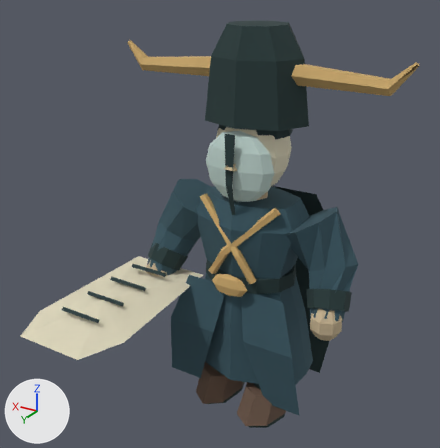
One commit to the glTF model game/assets/models/boss_judge.glb: the scene before it, then after it.
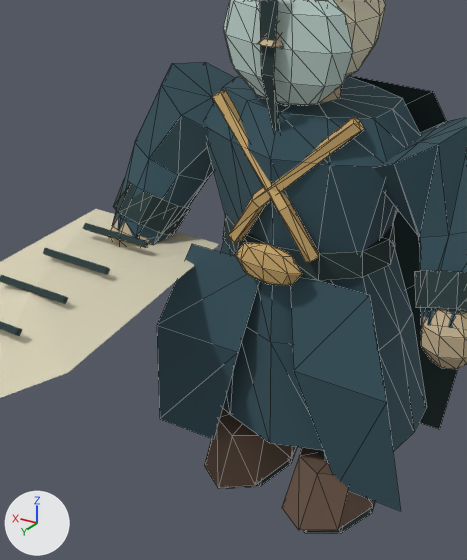
Each version appears first whole from a 50 mm lens placed at (-2.3, 4.38, 4.07), pointed at (0.07, 0.42, 2.09), and next in a close-up on the part from 20% to 76% of the width and 33% to 99% of the height. The axes (+X, +Y, +Z) are drawn at lower left. The lights are the same throughout. The older version's two pictures come first. The close-ups show mesh edges as thin lines. Where no turn or scale is listed for an object, it has been applied to the vertices. Vertices at exactly the same position are counted once.

Script lines for the objects in view, before the commit:
```python
me_details = bpy.data.meshes.new('Details')
me_details.from_pydata(...)  # 513 vertices, 954 faces; spans x -1.27..1.27, y -0.4..0.43, z 1.42..3.63
me_details.materials.append(mat_inkvertexpalette)
me_leftleg = bpy.data.meshes.new('LeftLeg')
me_leftleg.from_pydata(...)  # 44 vertices, 80 faces; spans x -0.218..0.218, y -0.193..0.544, z -0.848..-0.066
me_leftleg.materials.append(mat_inkvertexpalette)
me_rightarm = bpy.data.meshes.new('RightArm')
me_rightarm.from_pydata(...)  # 94 vertices, 176 faces; spans x -0.137..0.268, y -0.16..0.231, z -0.565..0.083
me_rightarm.materials.append(mat_inkvertexpalette)
ob_details = bpy.data.objects.new('Details', me_details)
ob_details.location = (0.0, 0.0, 0.0)
ob_leftleg = bpy.data.objects.new('LeftLeg', me_leftleg)
ob_leftleg.location = (-0.269, 0.0, 0.96)
ob_rightarm = bpy.data.objects.new('RightArm', me_rightarm)
ob_rightarm.parent = ob_body
ob_rightarm.location = (0.32, 0.0, 1.31)
# also in view: 'Cloak' at (0.0, -0.52, 1.22); 'LeftArm' at (-0.65, 0.06, 1.71); 'HeldMesh' at (0.84, 0.89, 1.37); 'Cloth' at (0.0, -0.06, 1.3); 'RightLeg' at (0.27, 0.04, 0.5)
```
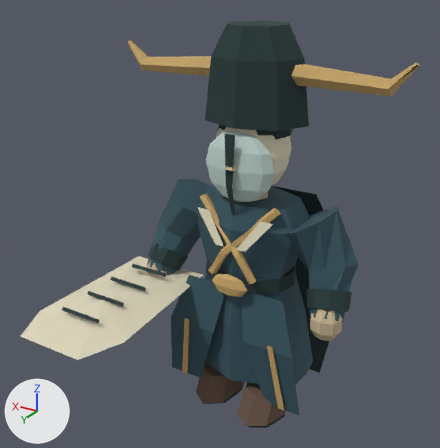
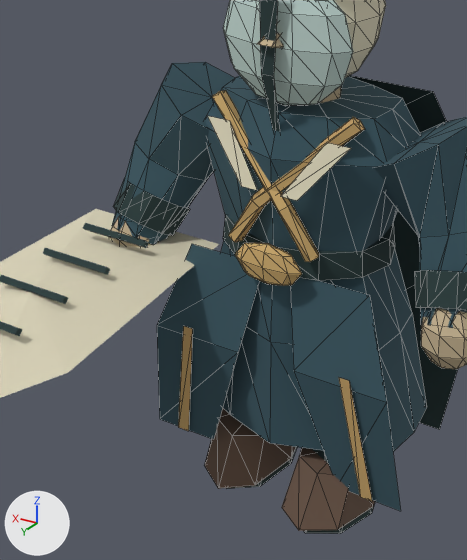
What the commit changed:
me_details is used by ob_details; location (0.0, 0.0, 0.0).
Verts and faces of me_details; kept vertices keep their numbers, new ones are numbered from 513.
me_details had 513 vertices, 954 faces and spanned x -1.27..1.27, y -0.4..0.43, z 1.42..3.63.
me_details now has 529 vertices, 962 faces and spans x -1.27..1.27, y -0.4..0.43, z 0.38..3.63.
Part 1, on me_details:
New vertex 513 is at (-0.45, 0.43, 1.07), pixel (349, 380).
New vertex 514 is at (-0.55, 0.34, 0.38), pixel (372, 501).
New vertex 515 is at (0.39, 0.43, 1.07), pixel (192, 328).
New vertex 516 is at (0.49, 0.34, 0.38), pixel (188, 431).
New vertices 517 to 520 stand at vertices 513 to 516, in that order, plus (0.06, 0.0, 0.0).
New faces: (513, 517, 518), (513, 518, 514), (515, 519, 520), (515, 520, 516).
Part 2, on me_details:
New vertex 521 is at (-0.36, 0.32, 2.14), pixel (351, 148).
New vertex 522 is at (-0.24, 0.32, 2.14), pixel (326, 142).
New vertex 523 is at (-0.06, 0.38, 1.87), pixel (280, 196).
New vertex 524 is at (-0.14, 0.38, 1.87), pixel (297, 200).
New vertex 525 is at (0.24, 0.32, 2.14), pixel (229, 120).
New vertex 526 is at (0.36, 0.32, 2.14), pixel (207, 115).
New vertex 527 is at (0.14, 0.38, 1.87), pixel (241, 186).
New vertex 528 is at (0.06, 0.38, 1.87), pixel (257, 190).
New faces: (521, 522, 523), (521, 523, 524), (525, 526, 527), (525, 527, 528).

What differs and where, as boxes [x1, y1, x2, y2] in the close-ups (467 x 560 px):
'Details', reshaped
    before: [212, 0, 395, 285]
    after: [178, 0, 395, 501]
part 1 of me_details, added
    after: [178, 326, 372, 501]
part 2 of me_details, added
    after: [208, 116, 351, 201]
